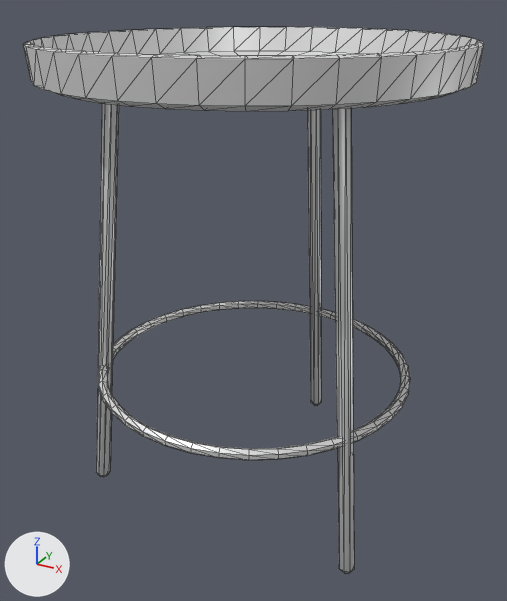
Before and after pictures for a commit that changed the glTF model assets/models/furniture/side_table_min.glb.
One viewpoint serves both versions: a 50 mm camera at (0.37, -0.675, 0.585) aimed at (0.002, -0.005, 0.25). Lighting does not change. The marker at lower left points along +X, +Y and +Z. The older version comes first. Mesh edges are drawn as thin lines. Vertices at exactly the same position are counted once.

The scene before the commit, as lines of its bpy script (objects in view):
```python
me_tablett_001 = bpy.data.meshes.new('Tablett.001')
me_tablett_001.from_pydata(...)  # 542 vertices, 1068 faces; spans x -0.23..0.226, y -0.226..0.23, z -0.006..0.543
me_tablett_001.materials.append(mat_metal)
ob_metal = bpy.data.objects.new('metal', me_tablett_001)
ob_metal.location = (0.0, 0.0, 0.0)
```
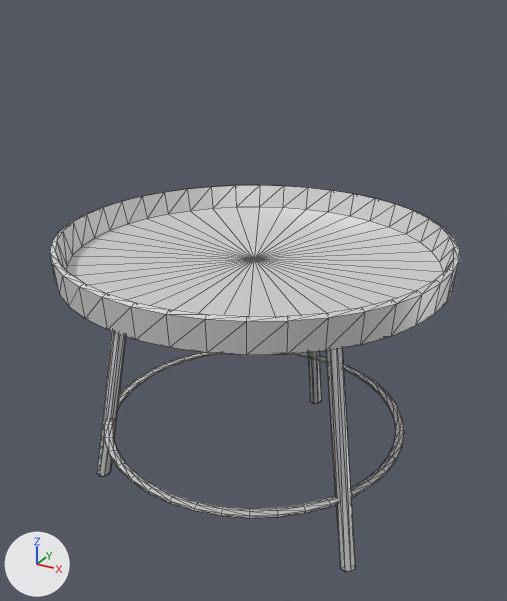
What differs and where, as boxes [x1, y1, x2, y2] in the pictures (507 x 601 px; the box of a moved part takes in the faces that stretch with it):
```json
{"object": "metal", "change": "reshaped", "before": [23, 27, 484, 574], "after": [50, 185, 460, 572], "on screen": "11% narrower, 29% shorter"}
{"part": 1, "of": "me_tablett_001", "change": "moved or reshaped", "before": [23, 27, 484, 111], "after": [50, 185, 460, 355]}
{"part": 2, "of": "me_tablett_001", "change": "moved or reshaped", "before": [98, 301, 410, 460], "after": [104, 352, 404, 518]}
{"part": 3, "of": "me_tablett_001", "change": "moved or reshaped", "before": [96, 103, 354, 574], "after": [97, 331, 355, 572]}
```

The change, as JSON lines over the scene's bpy script:
```json
{"block": "me_tablett_001", "where": "# used by ob_metal; location = (0.0, 0.0, 0.0)"}
{"op": "remove", "block": "me_tablett_001", "code": "me_tablett_001.from_pydata(...)  # 542 vertices, 1068 faces; spans x -0.23..0.226, y -0.226..0.23, z -0.006..0.543"}
{"op": "add", "block": "me_tablett_001", "code": "me_tablett_001.from_pydata(...)  # 542 vertices, 1068 faces; spans x -0.23..0.228, y -0.226..0.231, z -0.004..0.331"}
{"block": "me_tablett_001", "change": "me_tablett_001 part 1: the loose piece of 202 vertices spanning x -0.23..0.226, y -0.226..0.23, z 0.5..0.543 is multiplied about its middle by the matrix ((1.003, 0.0, 0.0), (-0.001, 1.004, 0.004), (-0.005, -0.004, 1.006)), then moved by (0.001, 0.0, -0.212)"}
{"block": "me_tablett_001", "change": "me_tablett_001 part 2: the loose piece of 244 vertices spanning x -0.191..0.19, y -0.19..0.19, z 0.153..0.167 is scaled about its middle by (0.999, 0.996, 0.524), then moved by (0.0, 0.0, -0.075)"}
{"block": "me_tablett_001", "change": "me_tablett_001 part 3: 93 of 542 vertices moved; they spanned x -0.183..0.182, y -0.11..0.206, z -0.006..0.507 and now span x -0.183..0.182, y -0.109..0.206, z -0.004..0.294; mean shift (0.0, 0.0, -0.109); largest move (-0.001, 0.143, 0.5) -> (0.0, 0.144, 0.287)"}
```
